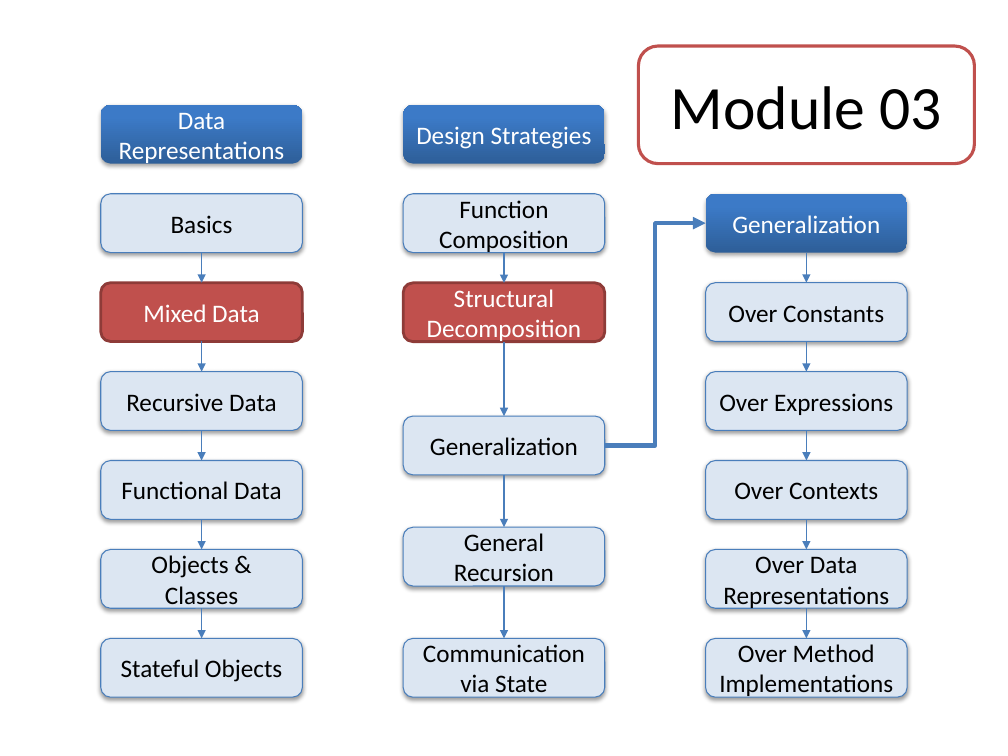
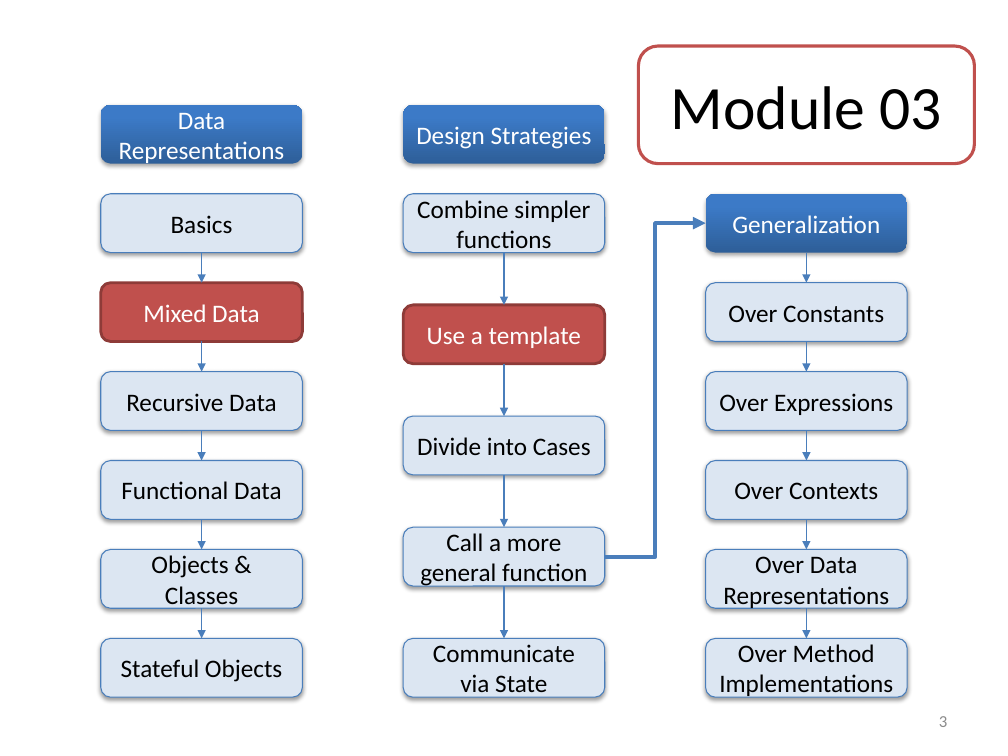
Before and after one commit to mwand/cs5010f16, a slide deck: slide 3 of Slides/Lesson 3.1 Introduction to Universe Programs.pptx. Drawn at 1008x756 pixels with LibreOffice and Linux fonts; fonts in the diff are those of the drawing. Boxes give left, top, right and bottom in pixels: in the first picture for what was removed or moved away, otherwise in the second. Text is boxed around its words. In the diff, an @@ line names an element or a change of style, - is before the commit and + after.

```diff
--- a/Slides/Lesson 3.1 Introduction to Universe Programs.pptx
+++ b/Slides/Lesson 3.1 Introduction to Universe Programs.pptx
@@ text in rounded rectangle at (417,200,590,254): text changed @@
-Function Composition
+Combine simpler functions
@@ elbow arrow moved from (605, 446) - (706, 223) to (605, 556) - (706, 223) @@
@@ arrow moved from (504, 253) - (504, 283) to (504, 253) - (504, 305) @@
@@ rounded rectangle "Use a template": place and size @@
-rounded rectangle "Use a template" at (403,283,605,342)
+rounded rectangle "Use a template" at (403,305,605,364)
@@ text in rounded rectangle at (427,326,581,348): text changed @@
-Structural Decomposition
+Use a template
@@ arrow moved from (504, 342) - (504, 416) to (504, 364) - (504, 416) @@
@@ text in rounded rectangle at (417,437,591,456): text changed @@
-Generalization
+Divide into Cases
@@ text in rounded rectangle at (420,533,587,588): text changed @@
-General Recursion
+Call a more general function
@@ text in rounded rectangle at (433,644,575,699): text changed @@
-Communication via State
+Communicate via State
@@ page number added at (939,716,947,727), 12 pt, text #8C8C8C @@
+3
```
Also in this commit, not shown: 6 other slides changed, 1 other file.
